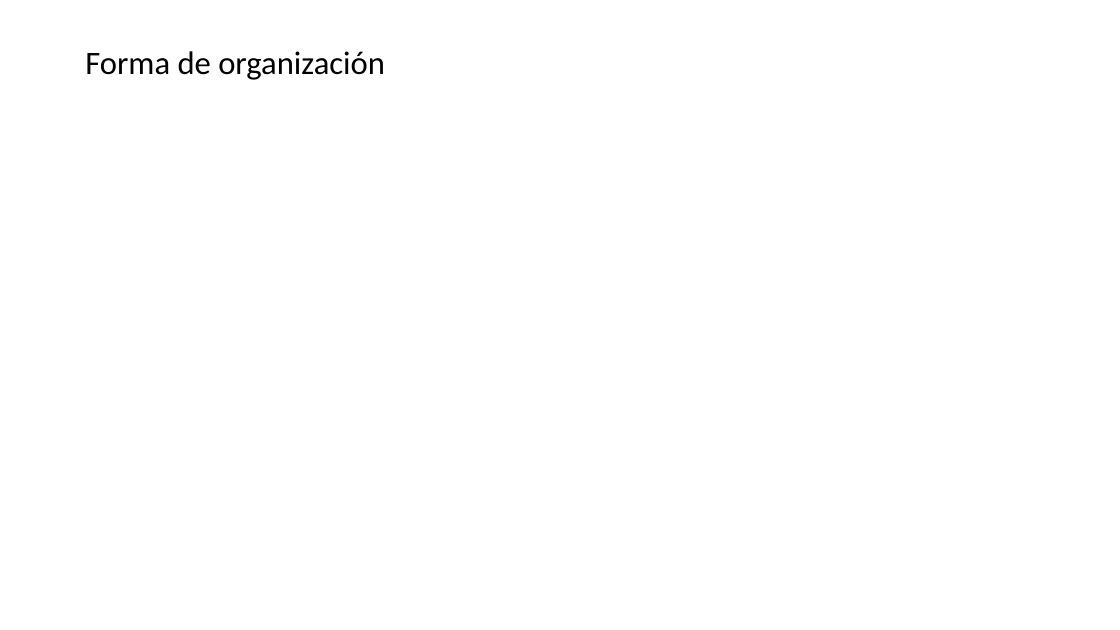
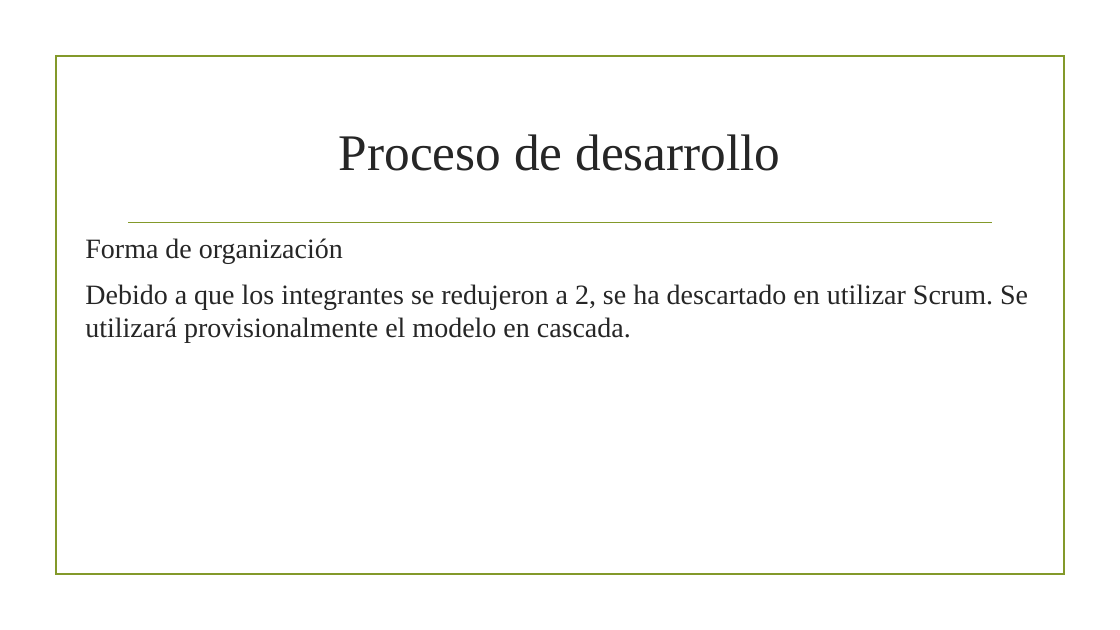
Before and after one commit to CarlosGreene/ProyectoEquipo4, a slide deck: slide 8 of Segunda Entrega.pptm. Drawn at 1120x630 pixels with LibreOffice and Linux fonts; fonts in the diff are those of the drawing; background and template pictures are left out. Boxes give left, top, right and bottom in pixels: in the first picture for what was removed or moved away, otherwise in the second. Text is boxed around its words. In the diff, an @@ line names an element or a change of style, - is before the commit and + after.

```diff
--- a/Segunda Entrega.pptm
+++ b/Segunda Entrega.pptm
@@ rectangle added at (55, 56, 1064, 575), outline #83992A 1.25 pt @@
@@ title added at (339, 134, 780, 171), 44 pt, text #262626 @@
+Proceso de desarrollo
@@ text "Forma de organización": place and size @@
-text "Forma de organización" at (85, 51, 385, 80)
+text "Forma de organización" at (85, 238, 1028, 343)
@@ text at (85, 238, 343, 263): size 28 to 24 pt, font Calibri to Times New Roman, text colour #000000 to #262626 in "Forma de organización"; line spacing 0.9 to 1 @@
@@ line added from (129, 223) to (992, 223), #83992A 1.25 pt @@
@@ text at (85, 284, 1028, 343): paragraph added @@
+Debido a que los integrantes se redujeron a 2, se ha descartado en utilizar Scrum. Se utilizará provisionalmente el modelo en cascada.
```
Also in this commit, not shown: 7 other slides changed, 2 slides added, 3 slides removed, 10 other files.
